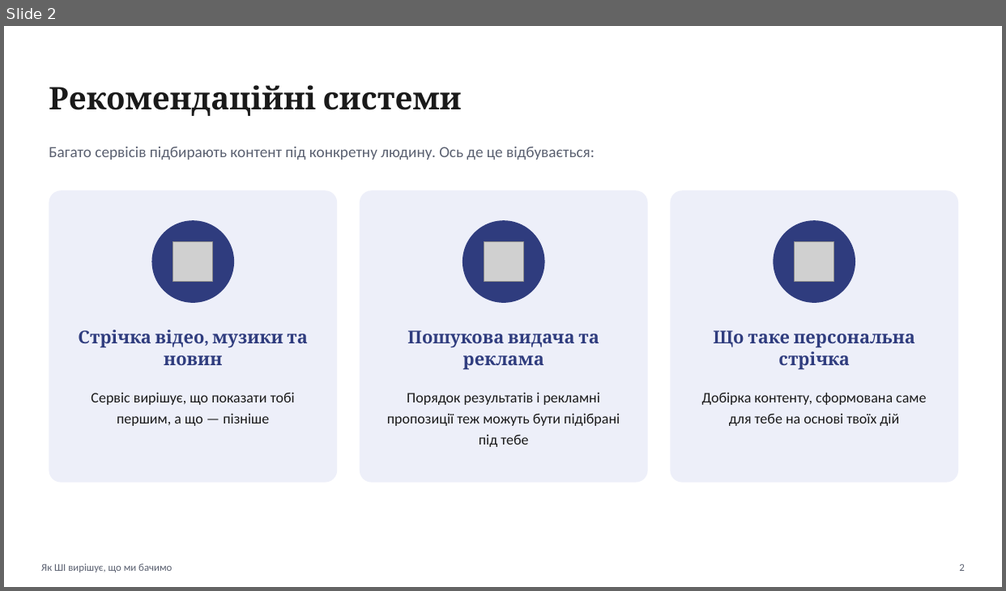
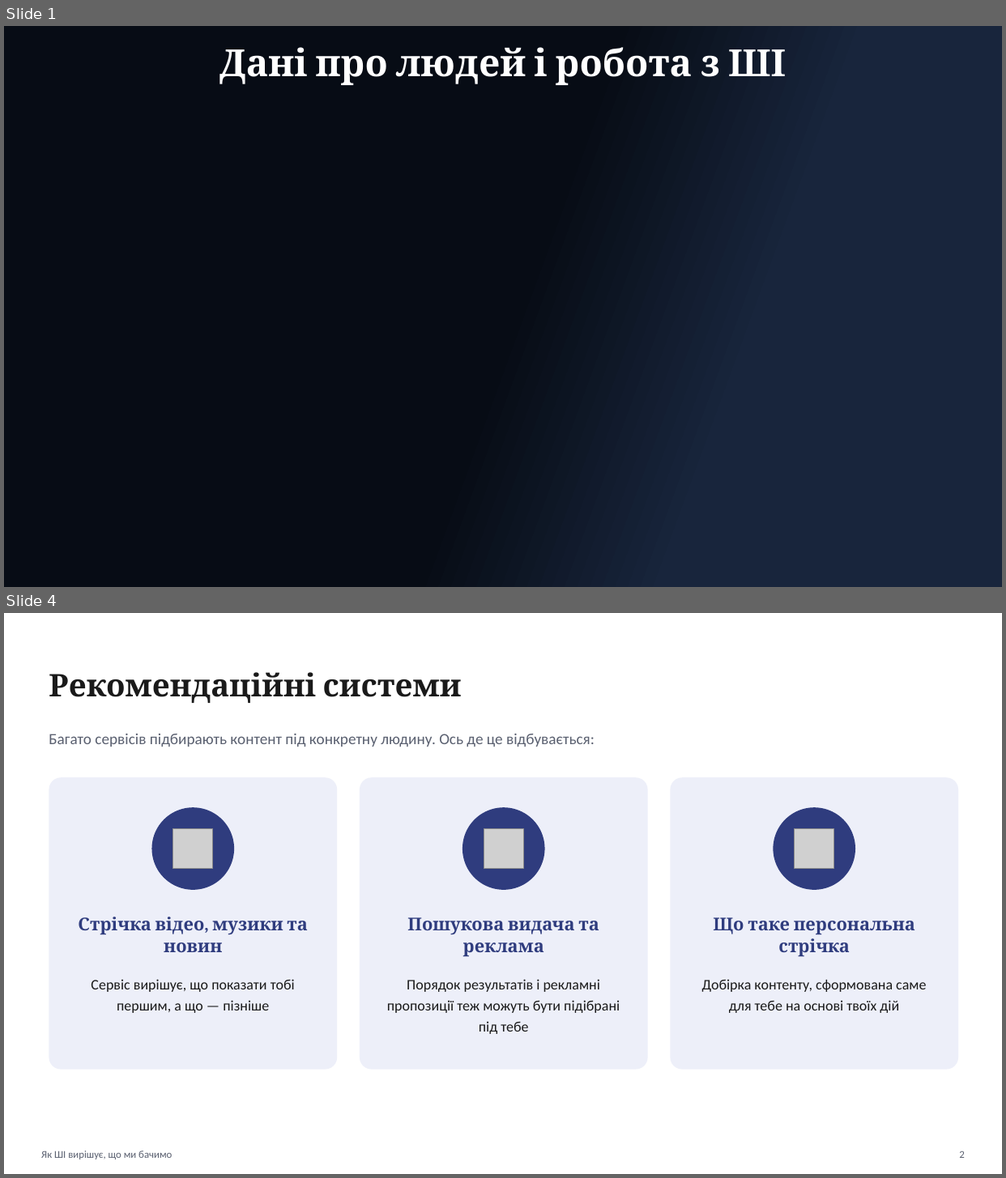
Before and after one commit to dmitriy-shtefan/web-design-2026, a slide deck: заняття_6/Як ШІ вирішує, що ми бачимо.pptx. Shown one above the other, each under a label of ours: slide 2 before the commit, slides 1 and 4 after it; the slides between them are not shown. The pictures are 1006x591 and 1006x1178 pixels, drawn with LibreOffice and Linux fonts; fonts in the diff are those of the drawing; grey boxes stand for pictures; background and template pictures are left out. Boxes give left, top, right and bottom in pixels: in the first picture for what was removed or moved away, otherwise in the second. Text is boxed around its words. In the diff, an @@ line names an element or a change of style, - is before the commit and + after.

```diff
--- a/заняття_6/Як ШІ вирішує, що ми бачимо.pptx
+++ b/заняття_6/Як ШІ вирішує, що ми бачимо.pptx
@@ slide 1 added at (4,26,1002,587), background picture (left out) @@
@@ text added at (219,47,786,85), 36 pt, text #FFFFFF, bold @@
+Дані про людей і робота з ШІ
@@ what was slide 2 is now slide 4 @@
```
Also in this commit, not shown: 4 slides changed, 1 other slide added, 14 other files.
